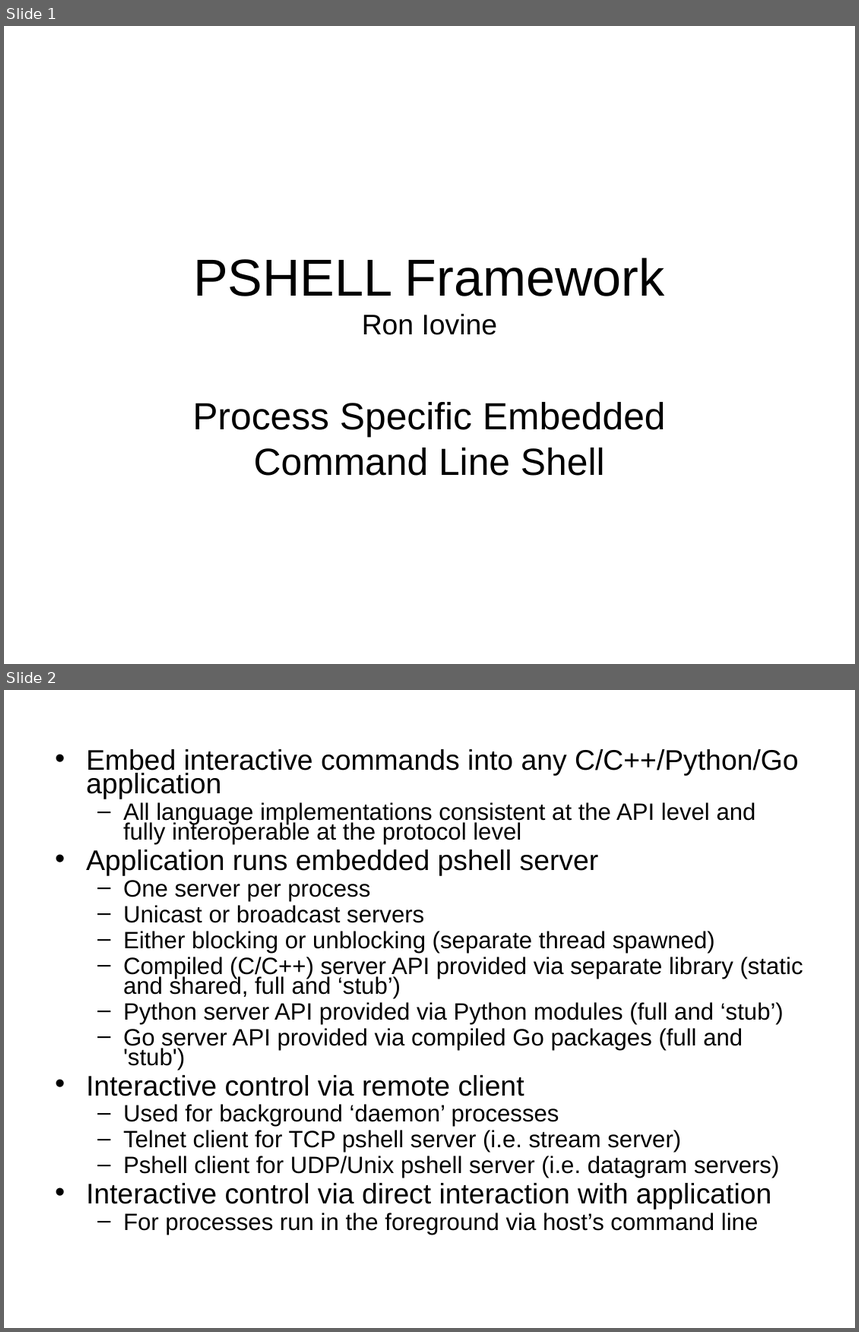
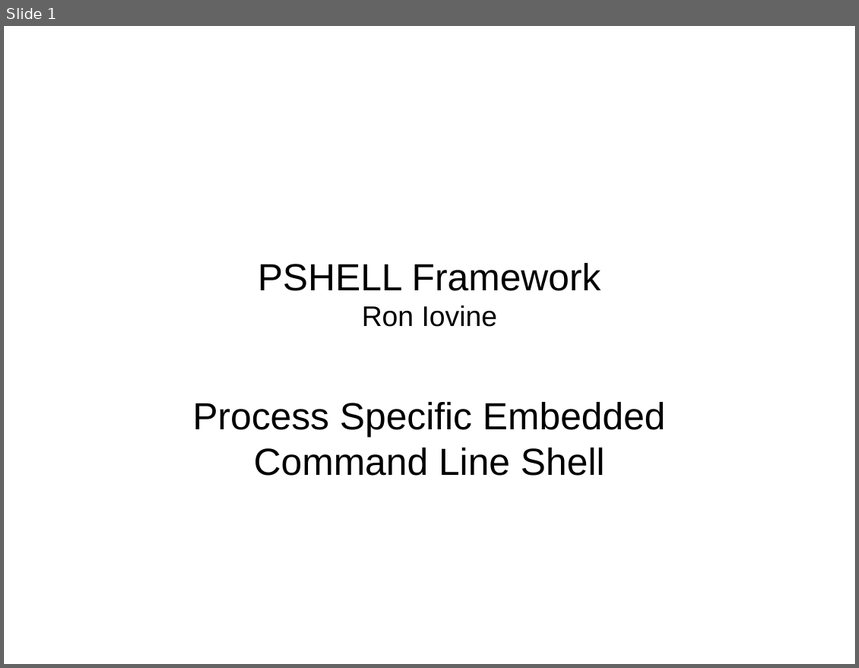
Before and after one commit to RonIovine/pshell, a slide deck: PSHELL-Framework.ppt. Shown one above the other, each under a label of ours: slides 1 and 2 before the commit, slide 1 after it. The pictures are 859x1332 and 859x668 pixels, drawn with LibreOffice and Linux fonts; fonts in the diff are those of the drawing. Boxes give left, top, right and bottom in pixels: in the first picture for what was removed or moved away, otherwise in the second. Text is boxed around its words. In the diff, an @@ line names an element or a change of style, - is before the commit and + after.

Commit message:
Update PPT and make command line mode help consistent for python client

```diff
--- a/PSHELL-Framework.ppt
+++ b/PSHELL-Framework.ppt
@@ slide 2 removed at <box>4,690,855,1328</box>, background #FFFFFF @@
@@ text removed at <box>86,749,804,1235</box> @@
-• Embed interactive commands into any C/C++/Python/Go application
-  – All language implementations consistent at the API level and fully interoperable at the protocol level
-• Application runs embedded pshell server
-  – One server per process
-  – Unicast or broadcast servers
-  – Either blocking or unblocking (separate thread spawned)
-  – Compiled (C/C++) server API provided via separate library (static and shared, full and ‘stub’)
-  – Python server API provided via Python modules (full and ‘stub’)
-  – Go server API provided via compiled Go packages (full and 'stub')
-• Interactive control via remote client
-  – Used for background ‘daemon’ processes
-  – Telnet client for TCP pshell server (i.e. stream server)
-  – Pshell client for UDP/Unix pshell server (i.e. datagram servers)
-• Interactive control via direct interaction with application
-  – For processes run in the foreground via host’s command line
@@ slide 1 changed as well @@
@@ title "PSHELL Framework Ron Iovine" at <box>258,263,601,327</box>: size 44 to 32 pt in "PSHELL Framework" @@
```
Also in this commit, not shown: 2 other slides changed, 3 slides added, 1 other slide removed, 6 other files.
